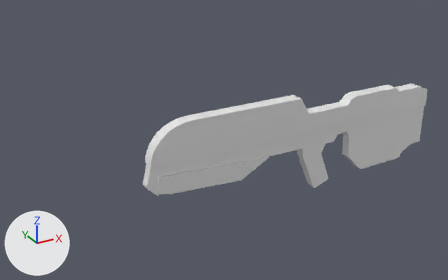
Renders of the Blender file 03-Assignment/Assignment03_02_CarlosPoveda_123802.blend from each side of a commit.
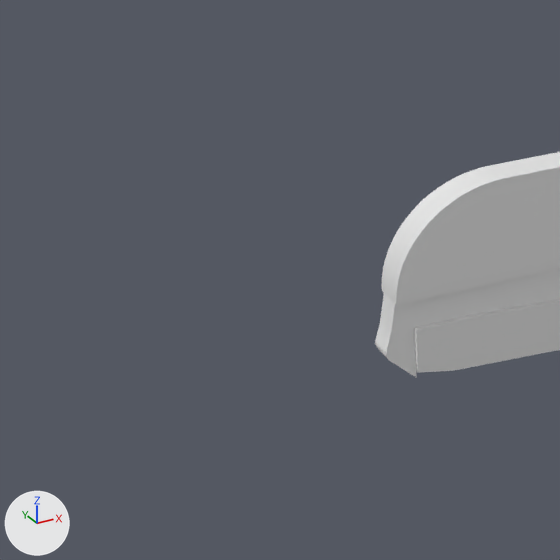
Old and new are each drawn whole from a 50 mm camera at (-2.52, -3.81, 2.79) aimed at (-0.34, 0.16, 0.81) and again close up on the part from 0% to 48% of the width and 19% to 95% of the height. The lights are fixed; the arrows at lower left show +X, +Y and +Z.
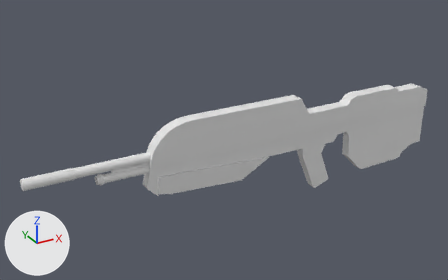
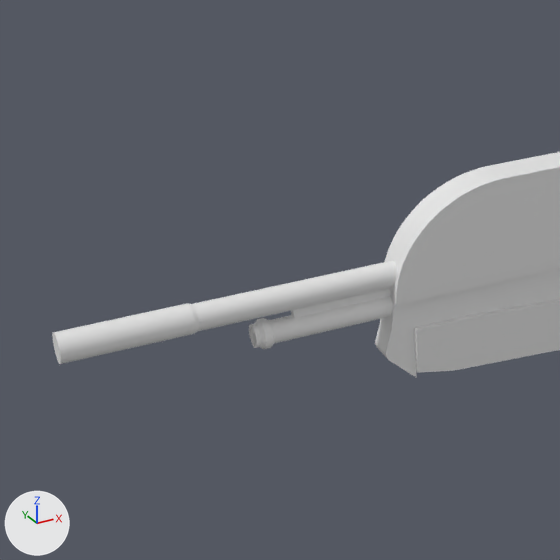
Commit message: Changes in 3rd assignment

Where the change shows, as pixel boxes (x1, y1, x2, y2) in the close-ups (560 x 560 px):
```json
{"object": "Cylinder", "change": "added", "after": [52, 261, 397, 364]}
{"object": "Cylinder.001", "change": "added", "after": [249, 297, 393, 349]}
```

The change, as JSON lines over the scene's bpy script:
```json
{"op": "add", "block": "me_cylinder_001", "code": ["me_cylinder_001 = bpy.data.meshes.new('Cylinder.001')", "me_cylinder_001.from_pydata(...)  # 256 vertices, 226 faces; spans x -1.32..1.25, y -1.28..1.29, z -1.0..11.14"]}
{"op": "add", "block": "me_cylinder", "code": ["me_cylinder = bpy.data.meshes.new('Cylinder')", "me_cylinder.from_pydata(...)  # 168 vertices, 138 faces; spans x -1.6..1.1, y -1.4..1.1, z -1.0..23.9"]}
{"op": "add", "block": "ob_cylinder_001", "code": ["ob_cylinder_001 = bpy.data.objects.new('Cylinder.001', me_cylinder_001)", "ob_cylinder_001.location = (-1.086, 0.0, 0.793)", "ob_cylinder_001.rotation_euler = (1.566, -0.888, -1.565)  # degrees (90, -51, -90)", "ob_cylinder_001.scale = (0.032, 0.032, 0.032)", "_m = ob_cylinder_001.modifiers.new('Subdivision', 'SUBSURF')", "_m.subdivision_type = 'SIMPLE'", "_m.render_levels = 3"]}
{"op": "add", "block": "ob_cylinder", "code": ["ob_cylinder = bpy.data.objects.new('Cylinder', me_cylinder)", "ob_cylinder.location = (-1.07, 0.0, 0.884)", "ob_cylinder.rotation_euler = (1.566, -0.888, -1.565)  # degrees (90, -51, -90)", "ob_cylinder.scale = (0.0365, 0.0365, 0.0365)"]}
```
